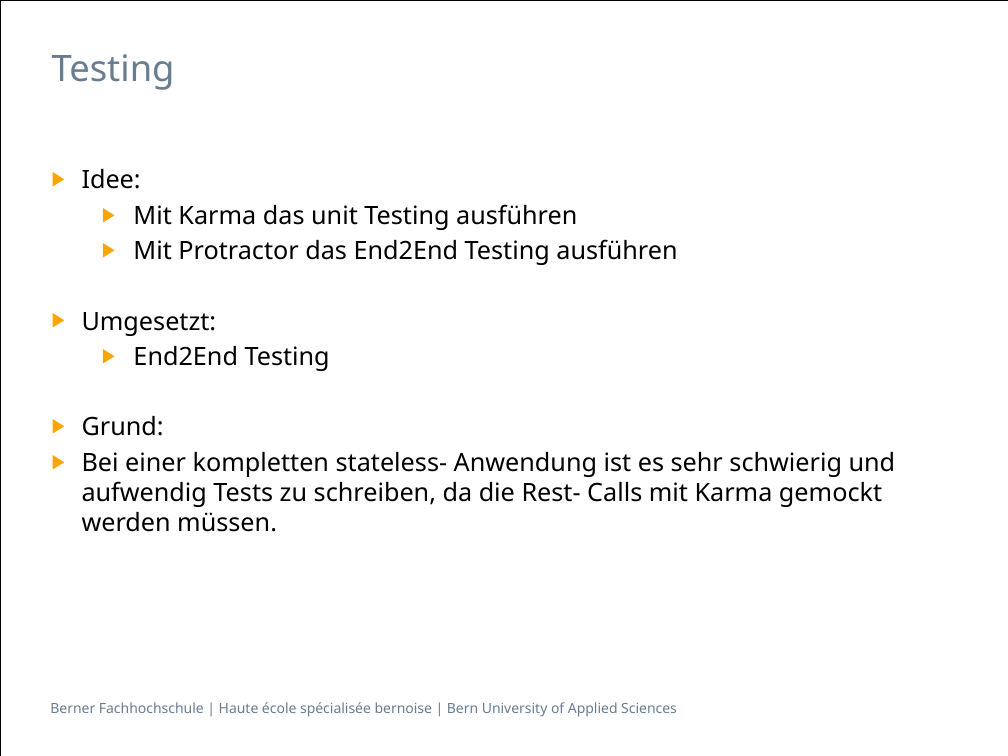
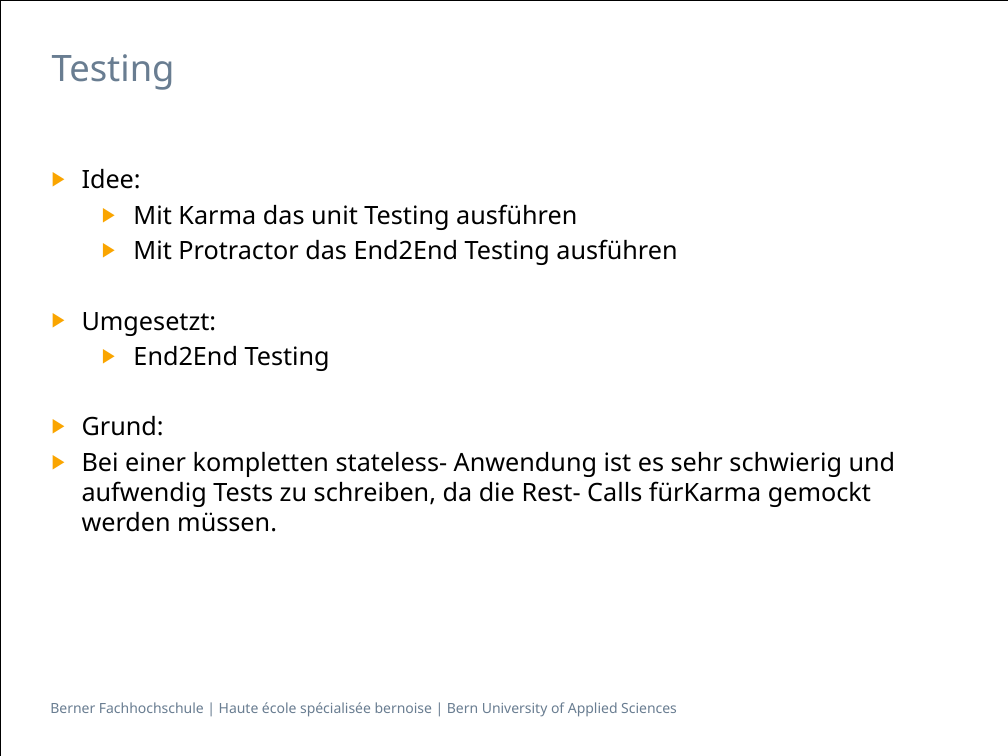
Before and after one commit to Franklin89/Zeiterfassung, a slide deck: slide 8 of Presentation/Präsentation Integrationsprojekt.pptx. Drawn at 1008x756 pixels with LibreOffice and Linux fonts; fonts in the diff are those of the drawing. Boxes give left, top, right and bottom in pixels: in the first picture for what was removed or moved away, otherwise in the second. Text is boxed around its words. In the diff, an @@ line names an element or a change of style, - is before the commit and + after.

Commit message:
Typos in Presentation

```diff
--- a/Presentation/Präsentation Integrationsprojekt.pptx
+++ b/Presentation/Präsentation Integrationsprojekt.pptx
@@ text at <box>82,452,896,532</box>: text changed @@
-▶ Bei einer kompletten stateless- Anwendung ist es sehr schwierig und aufwendig Tests zu schreiben, da die Rest- Calls mit Karma gemockt werden müssen.
+▶ Bei einer kompletten stateless- Anwendung ist es sehr schwierig und aufwendig Tests zu schreiben, da die Rest- Calls fürKarma gemockt werden müssen.
```
Also in this commit, not shown: 1 other slide changed.
